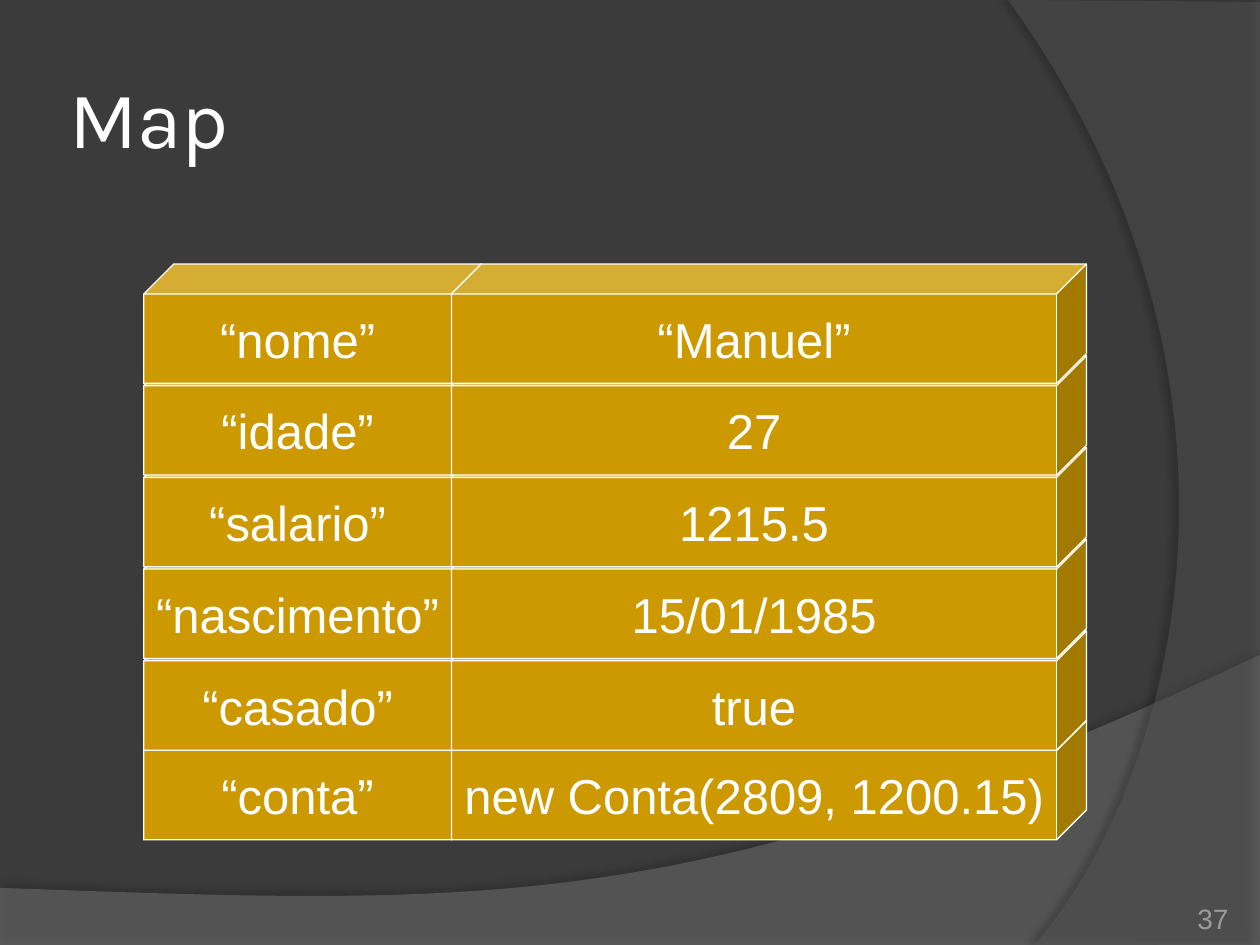
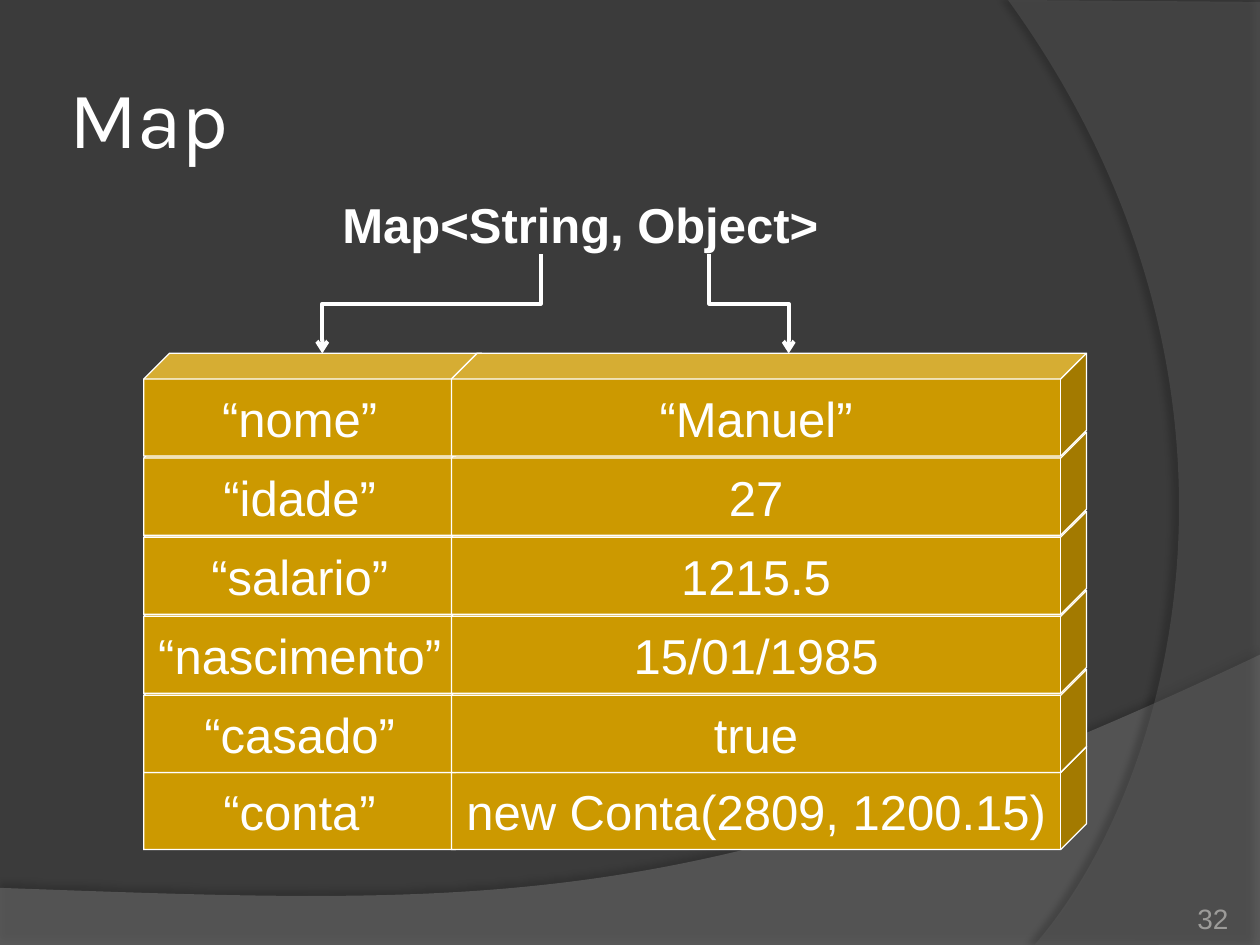
Before and after one commit to duchesqui/slzvieira-training, a slide deck: slide 32 of 2-Java-Programmer-Modulo-II/10.Capitulo04.pptx (slide 37 before the commit). Drawn at 1260x945 pixels with LibreOffice and Linux fonts; fonts in the diff are those of the drawing. Boxes give left, top, right and bottom in pixels: in the first picture for what was removed or moved away, otherwise in the second. Text is boxed around its words. In the diff, an @@ line names an element or a change of style, - is before the commit and + after.

```diff
--- a/2-Java-Programmer-Modulo-II/10.Capitulo04.pptx
+++ b/2-Java-Programmer-Modulo-II/10.Capitulo04.pptx
@@ text added at (342, 207, 818, 254), 28 pt, text #FFFFFF, bold @@
+Map<String, Object>
@@ elbow arrow added from (541, 255) to (323, 354), #FFFFFF 2.25 pt @@
@@ elbow arrow added from (709, 255) to (789, 354), #FFFFFF 2.25 pt @@
@@ cube "“nome”": place and size @@
-cube "“nome”" at (144, 265, 481, 384)
+cube "“nome”" at (144, 353, 481, 456)
@@ cube "“Manuel”": place and size @@
-cube "“Manuel”" at (451, 265, 1086, 384)
+cube "“Manuel”" at (451, 353, 1086, 456)
@@ cube "“idade”": place and size @@
-cube "“idade”" at (144, 355, 481, 475)
+cube "“idade”" at (144, 432, 481, 536)
@@ cube "27": place and size @@
-cube "27" at (451, 355, 1086, 475)
+cube "27" at (451, 432, 1086, 536)
@@ cube "“salario”": place and size @@
-cube "“salario”" at (144, 447, 481, 567)
+cube "“salario”" at (144, 512, 481, 615)
@@ cube "1215.5": place and size @@
-cube "1215.5" at (451, 447, 1086, 567)
+cube "1215.5" at (451, 512, 1086, 615)
@@ cube "“nascimento”": place and size @@
-cube "“nascimento”" at (144, 539, 481, 659)
+cube "“nascimento”" at (144, 591, 481, 694)
@@ cube "15/01/1985": place and size @@
-cube "15/01/1985" at (451, 539, 1086, 659)
+cube "15/01/1985" at (451, 591, 1086, 694)
@@ cube "“casado”": place and size @@
-cube "“casado”" at (144, 631, 481, 751)
+cube "“casado”" at (144, 669, 481, 772)
@@ cube "true": place and size @@
-cube "true" at (451, 631, 1086, 751)
+cube "true" at (451, 669, 1086, 772)
@@ cube "“conta”": place and size @@
-cube "“conta”" at (144, 721, 481, 840)
+cube "“conta”" at (144, 747, 481, 850)
@@ cube "new Conta(2809, 1200.15)": place and size @@
-cube "new Conta(2809, 1200.15)" at (451, 721, 1086, 840)
+cube "new Conta(2809, 1200.15)" at (451, 747, 1086, 850)
@@ page number at (1197, 910, 1228, 929): text changed @@
-37
+32
```
Also in this commit, not shown: 12 other slides changed, 1 slide added, 1 slide removed, 3 other files.
